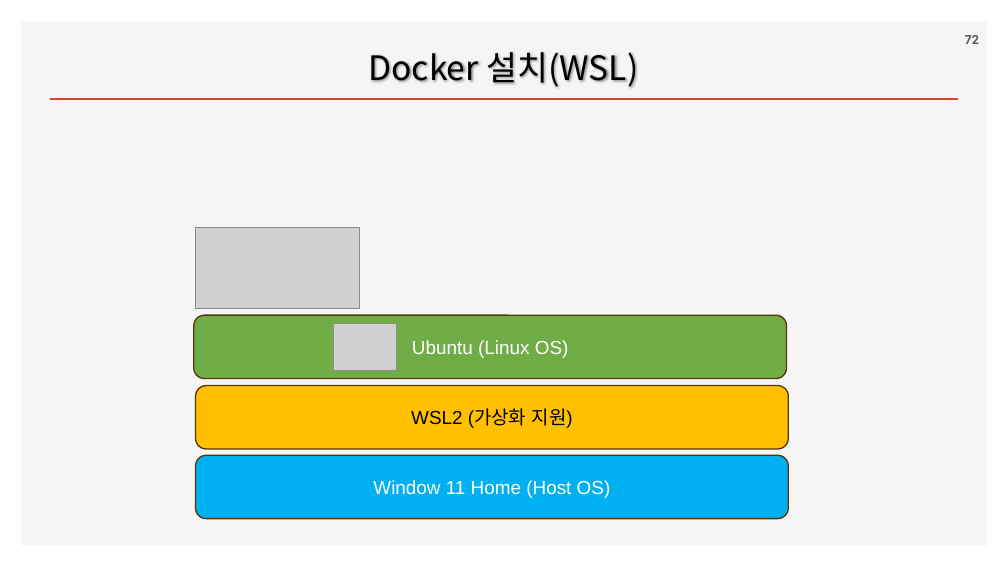
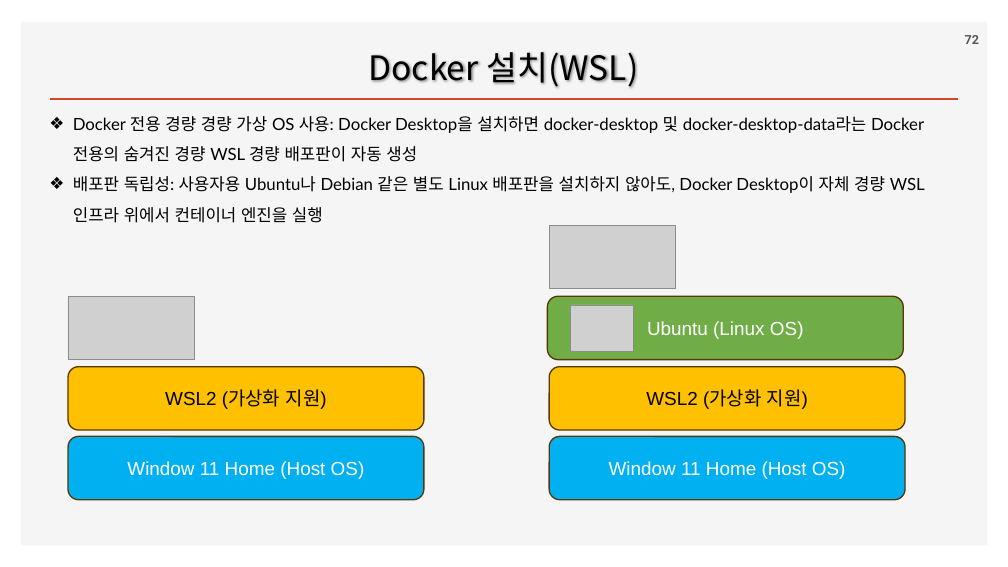
Before and after one commit to ancestor9/2026_Fall_AI-Workflow, a slide deck: slide 72 of PPTs/00_App Deployment.pptx. Drawn at 1008x567 pixels with LibreOffice and Linux fonts; fonts in the diff are those of the drawing; grey boxes stand for pictures; background and template pictures are left out. Boxes give left, top, right and bottom in pixels: in the first picture for what was removed or moved away, otherwise in the second. Text is boxed around its words. In the diff, an @@ line names an element or a change of style, - is before the commit and + after.

```diff
--- a/PPTs/00_App Deployment.pptx
+++ b/PPTs/00_App Deployment.pptx
@@ text added at (73,116,925,223), 16 pt, text #000000 @@
+❖ Docker 전용 경량 경량 가상 OS 사용: Docker Desktop을 설치하면 docker-desktop 및 docker-desktop-data라는 Docker 전용의 숨겨진 경량 WSL 경량 배포판이 자동 생성
+❖ 배포판 독립성: 사용자용 Ubuntu나 Debian 같은 별도 Linux 배포판을 설치하지 않아도, Docker Desktop이 자체 경량 WSL 인프라 위에서 컨테이너 엔진을 실행
@@ picture added at (549,225,676,289) @@
@@ picture: place and size @@
-picture at (196,227,359,309)
+picture at (68,296,195,360)
@@ rounded rectangle "Ubuntu (Linux OS)": place and size @@
-rounded rectangle "Ubuntu (Linux OS)" at (194,315,786,379)
+rounded rectangle "Ubuntu (Linux OS)" at (547,296,904,360)
@@ picture: place and size @@
-picture at (333,324,396,371)
+picture at (571,305,633,352)
@@ rounded rectangle "WSL2 (가상화 지원)": place and size @@
-rounded rectangle "WSL2 (가상화 지원)" at (196,386,789,449)
+rounded rectangle "WSL2 (가상화 지원)" at (68,367,424,430)
@@ rounded rectangle added at (549,367,905,430), fill #FFC000, outline #563705 1.25 pt, 18 pt, text #000000 @@
+WSL2 (가상화 지원)
@@ rounded rectangle "Window 11 Home (Host OS)": place and size @@
-rounded rectangle "Window 11 Home (Host OS)" at (196,455,789,519)
+rounded rectangle "Window 11 Home (Host OS)" at (68,436,424,500)
@@ rounded rectangle added at (549,436,905,500), fill #00B0F0, outline #563705 1.25 pt, 18 pt, text #FFFFFF @@
+Window 11 Home (Host OS)
```
